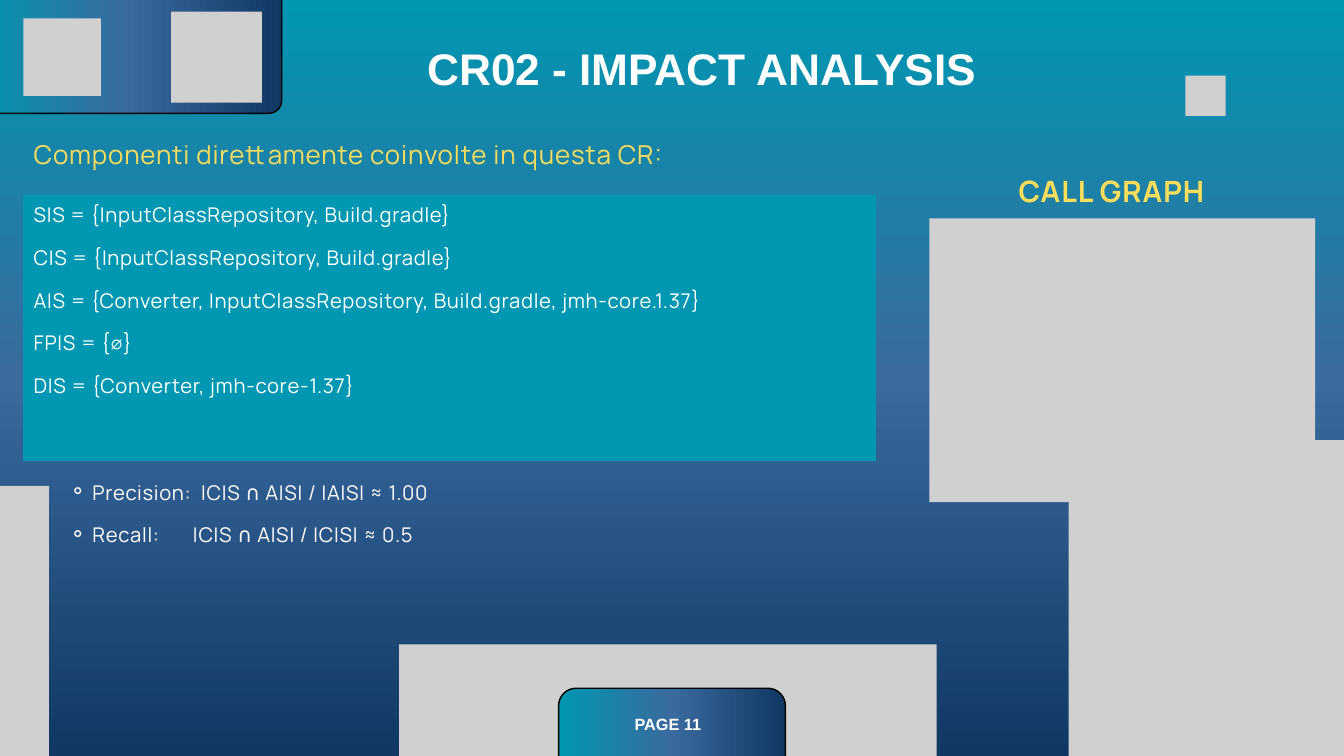
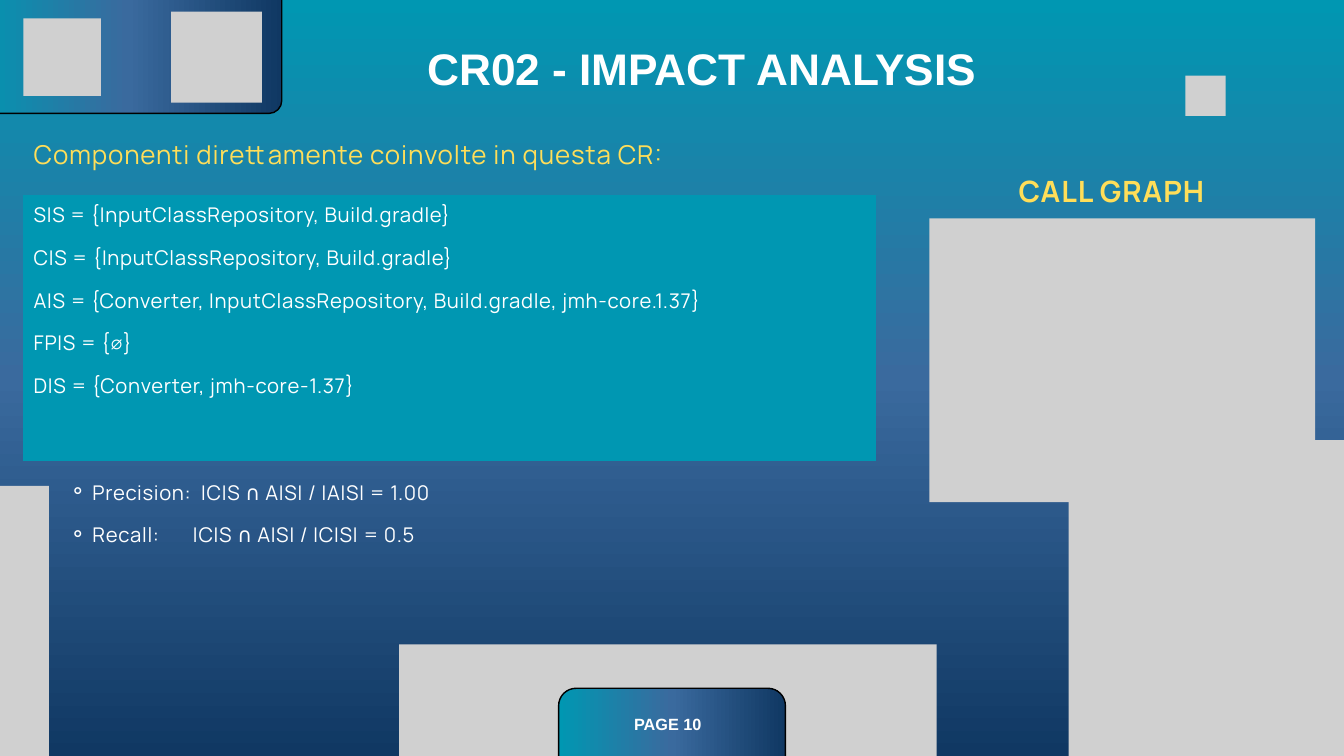
Before and after one commit to MikeCillo/junit-to-jmh, a slide deck: slide 10 of Green and Blue Futuristic Technology Computer Science Presentation (1).pptx (slide 11 before the commit). Drawn at 1344x756 pixels with LibreOffice and Linux fonts; fonts in the diff are those of the drawing; grey boxes stand for pictures. Boxes give left, top, right and bottom in pixels: in the first picture for what was removed or moved away, otherwise in the second. Text is boxed around its words. In the diff, an @@ line names an element or a change of style, - is before the commit and + after.

```diff
--- a/Green and Blue Futuristic Technology Computer Science Presentation (1).pptx
+++ b/Green and Blue Futuristic Technology Computer Science Presentation (1).pptx
@@ text at box(92, 485, 429, 543): text changed @@
-    ⚬ Precision: |CIS ∩ AIS| / |AIS| ≈ 1.00
-    ⚬ Recall: |CIS ∩ AIS| / |CIS| ≈ 0.5
+    ⚬ Precision: |CIS ∩ AIS| / |AIS| = 1.00
+    ⚬ Recall: |CIS ∩ AIS| / |CIS| = 0.5
@@ text at box(634, 718, 701, 730): text changed @@
-PAGE 11
+PAGE 10
```
Also in this commit, not shown: 14 other slides changed, 1 slide removed.
